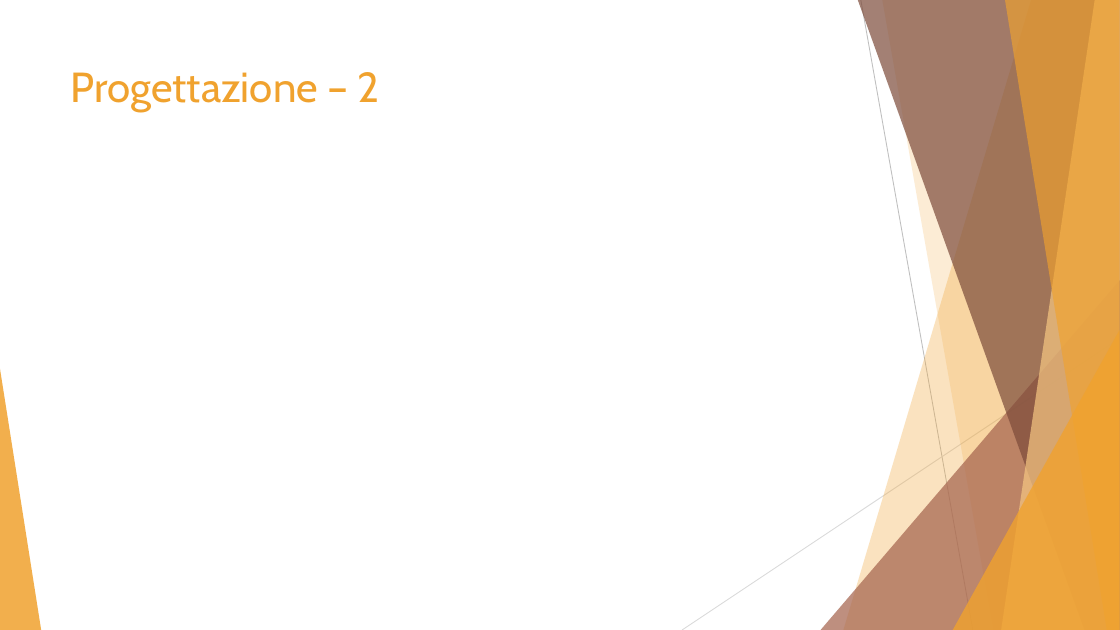
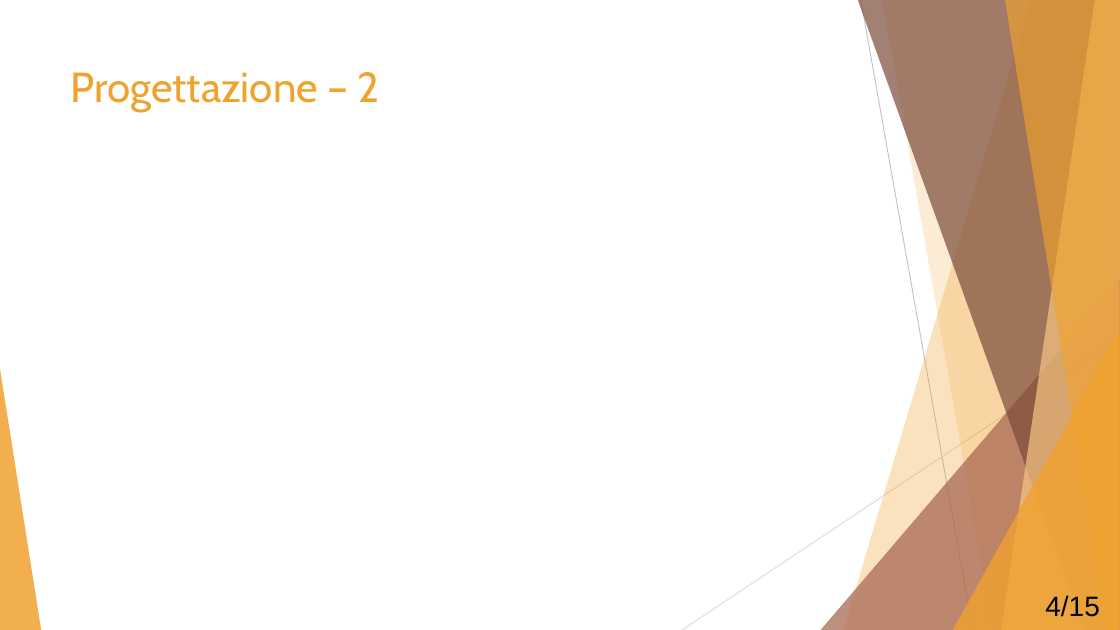
Before and after one commit to Mou95/Tesi, a slide deck: slide 8 of Presentazione_tesi.pptx. Drawn at 1120x630 pixels with LibreOffice and Linux fonts; fonts in the diff are those of the drawing. Boxes give left, top, right and bottom in pixels: in the first picture for what was removed or moved away, otherwise in the second. Text is boxed around its words. In the diff, an @@ line names an element or a change of style, - is before the commit and + after.

```diff
--- a/Presentazione_tesi.pptx
+++ b/Presentazione_tesi.pptx
@@ text added at bbox=[1045, 595, 1099, 617], 24 pt, text #000000 @@
+4/15
```
Also in this commit, not shown: 2 other slides changed, 5 slides added, 2 slides removed, 9 other files.
